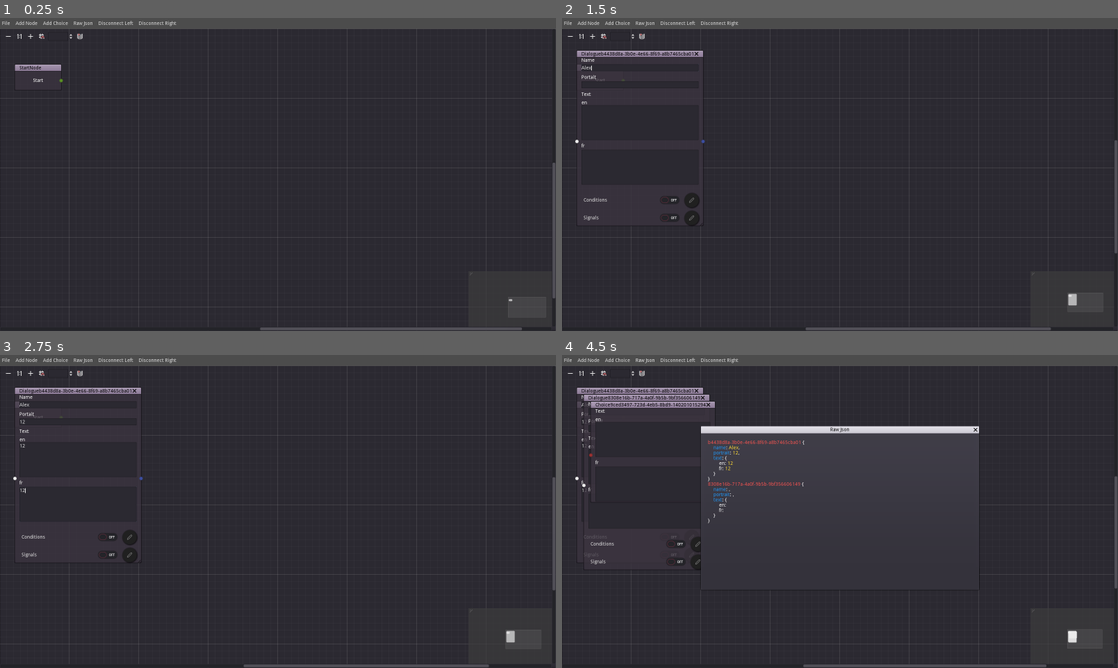
Above: before the commit, frames 1-4 (two rows, left to right).
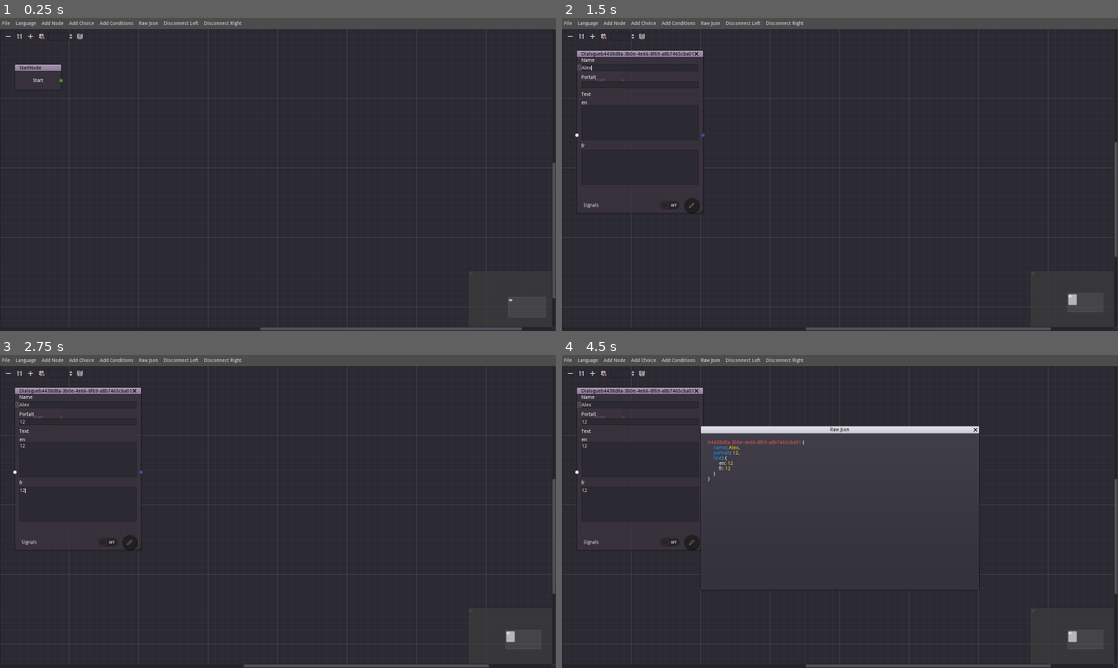
Above: after the commit, the same moments.

Repository: Levrault/LE-dialogue-editor
Game: Godot game, scene res://src/Main/DialogueEditor.tscn
The game is run twice, just before and just after one commit, with the same random seed, the same clock (stepped at 60 frames per second) and the same inputs.
Inputs (mouse positions are in pixels of both pictures, inside the frame that each line leads up to):
- Up to frame 1 (0.25 s): no input
- Up to frame 2 (1.5 s): click "Add Node" at 0.5 s; click (639, 68) at 1.27 s; type "Alex" at 1.35 s
- Up to frame 3 (2.75 s): click (77, 420) at 1.5 s; type "12" at 1.58 s; click (77, 458) at 1.73 s; type "12" at 1.82 s; click (77, 505) at 2.02 s; type "12" at 2.1 s
- Up to frame 4 (4.5 s): click (589, 361) at 2.75 s, where only the run after the commit has a clickable "Language"; click "Add Choice" at 3.5 s; click "Raw Json" at 4.25 s

The runs differ from the first frame. In frame 1, 0.2% of the frame differs, in the area x 2-44%, y 0-3%; in frame 2, 0.5%; in frame 3, 0.5%; in frame 4, 1.7%, in the area x 2-100%, y 0-100%.

Commit message:
feat(node) add condition node

Diff:
--- a/project.godot
+++ b/project.godot
@@ -56,6 +56,11 @@
 "events": [ Object(InputEventKey,"resource_local_to_scene":false,"resource_name":"","device":0,"alt":true,"shift":false,"control":false,"meta":false,"command":false,"pressed":false,"scancode":67,"unicode":0,"echo":false,"script":null)
  ]
 }
+add_conditions={
+"deadzone": 0.5,
+"events": [ Object(InputEventKey,"resource_local_to_scene":false,"resource_name":"","device":0,"alt":true,"shift":false,"control":false,"meta":false,"command":false,"pressed":false,"scancode":70,"unicode":0,"echo":false,"script":null)
+ ]
+}
 save={
 "deadzone": 0.5,
 "events": [ Object(InputEventKey,"resource_local_to_scene":false,"resource_name":"","device":0,"alt":false,"shift":false,"control":true,"meta":false,"command":true,"pressed":false,"scancode":83,"unicode":0,"echo":false,"script":null)
--- a/src/Autoload/Editor.gd
+++ b/src/Autoload/Editor.gd
@@ -1,3 +1,3 @@
 extends Node
 
-enum Type { start, dialogue, choice }
+enum Type { start, dialogue, choice, condition }
--- /dev/null
+++ b/src/Menu/AddConditions.gd
@@ -0,0 +1,11 @@
+extends ToolButton
+
+var dialog_node := preload("res://src/Nodes/Conditions/ConditionNode.tscn")
+
+
+func _ready() -> void:
+	connect("pressed", self, "_on_Pressed")
+
+
+func _on_Pressed() -> void:
+	Events.emit_signal("graph_node_added", dialog_node.instance())
--- /dev/null
+++ b/src/Menu/Language.gd
@@ -0,0 +1,11 @@
+extends MenuButton
+
+func _ready():
+	get_popup().connect("id_pressed", self, "_on_Item_pressed")
+	get_popup().add_item("en")
+	get_popup().add_item("fr")
+
+
+func _on_Item_pressed(id: int) -> void:
+	var action := get_popup().get_item_text(id)
+	Events.emit_signal("change_language", action)
--- a/src/Menu/Menu.tscn
+++ b/src/Menu/Menu.tscn
@@ -1,9 +1,11 @@
-[gd_scene load_steps=11 format=2]
+[gd_scene load_steps=15 format=2]
 
 [ext_resource path="res://src/Menu/AddChoices.gd" type="Script" id=1]
 [ext_resource path="res://src/Menu/AddNode.gd" type="Script" id=2]
 [ext_resource path="res://src/Menu/File.gd" type="Script" id=3]
 [ext_resource path="res://src/Menu/RawJson.gd" type="Script" id=4]
+[ext_resource path="res://src/Menu/Language.gd" type="Script" id=5]
+[ext_resource path="res://src/Menu/AddConditions.gd" type="Script" id=6]
 
 [sub_resource type="InputEventAction" id=1]
 action = "add_node"
@@ -16,6 +18,12 @@
 
 [sub_resource type="ShortCut" id=4]
 shortcut = SubResource( 3 )
+
+[sub_resource type="InputEventAction" id=7]
+action = "add_conditions"
+
+[sub_resource type="ShortCut" id=8]
+shortcut = SubResource( 7 )
 
 [sub_resource type="InputEventAction" id=5]
 action = "raw_json"
@@ -39,9 +47,18 @@
 text = "File"
 script = ExtResource( 3 )
 
+[node name="Language" type="MenuButton" parent="."]
+margin_left = 39.0
+margin_right = 110.0
+margin_bottom = 22.0
+size_flags_horizontal = 3
+size_flags_vertical = 3
+text = "Language"
+script = ExtResource( 5 )
+
 [node name="AddNode" type="ToolButton" parent="."]
-margin_left = 39.0
-margin_right = 114.0
+margin_left = 114.0
+margin_right = 189.0
 margin_bottom = 22.0
 size_flags_vertical = 3
 shortcut = SubResource( 2 )
@@ -49,17 +66,26 @@
 script = ExtResource( 2 )
 
 [node name="AddChoice" type="ToolButton" parent="."]
-margin_left = 118.0
-margin_right = 202.0
+margin_left = 193.0
+margin_right = 277.0
 margin_bottom = 22.0
 size_flags_vertical = 3
 shortcut = SubResource( 4 )
 text = "Add Choice"
 script = ExtResource( 1 )
 
+[node name="AddConditions" type="ToolButton" parent="."]
+margin_left = 281.0
+margin_right = 390.0
+margin_bottom = 22.0
+size_flags_vertical = 3
+shortcut = SubResource( 8 )
+text = "Add Conditions"
+script = ExtResource( 6 )
+
 [node name="RawJson" type="ToolButton" parent="."]
-margin_left = 206.0
-margin_right = 273.0
+margin_left = 394.0
+margin_right = 461.0
 margin_bottom = 22.0
 size_flags_vertical = 3
 shortcut = SubResource( 6 )
@@ -67,13 +93,13 @@
 script = ExtResource( 4 )
 
 [node name="DisconnectLeft" type="ToolButton" parent="."]
-margin_left = 277.0
-margin_right = 389.0
+margin_left = 465.0
+margin_right = 577.0
 margin_bottom = 22.0
 text = "Disconnect Left"
 
 [node name="DisconnectRight" type="ToolButton" parent="."]
-margin_left = 393.0
-margin_right = 513.0
+margin_left = 581.0
+margin_right = 701.0
 margin_bottom = 22.0
 text = "Disconnect Right"
--- /dev/null
+++ b/src/Nodes/Conditions/ConditionNode.tscn
@@ -0,0 +1,27 @@
+[gd_scene load_steps=3 format=2]
+
+[ext_resource path="res://src/Nodes/Fields/Conditions.tscn" type="PackedScene" id=1]
+[ext_resource path="res://src/Nodes/Conditions/ConditionsNode.gd" type="Script" id=2]
+
+[node name="ConditionNode" type="GraphNode"]
+anchor_right = 1.0
+anchor_bottom = 1.0
+margin_right = -1419.0
+margin_bottom = -764.0
+title = "Conditions"
+slot/0/left_enabled = false
+slot/0/left_type = 0
+slot/0/left_color = Color( 1, 1, 1, 1 )
+slot/0/right_enabled = false
+slot/0/right_type = 0
+slot/0/right_color = Color( 1, 1, 1, 1 )
+script = ExtResource( 2 )
+__meta__ = {
+"_edit_use_anchors_": false
+}
+
+[node name="Conditions" parent="." instance=ExtResource( 1 )]
+margin_left = 16.0
+margin_top = 24.0
+margin_right = 165.0
+margin_bottom = 48.0
--- /dev/null
+++ b/src/Nodes/Conditions/ConditionsNode.gd
@@ -0,0 +1,5 @@
+extends DialogueEditorNode
+
+const TYPE = Editor.Type.condition
+
+var values := {}
--- a/src/Nodes/Dialogue/DialogueNode.tscn
+++ b/src/Nodes/Dialogue/DialogueNode.tscn
@@ -1,7 +1,6 @@
-[gd_scene load_steps=6 format=2]
+[gd_scene load_steps=5 format=2]
 
 [ext_resource path="res://src/Nodes/Dialogue/DialogueNode.gd" type="Script" id=1]
-[ext_resource path="res://src/Nodes/Fields/Conditions.tscn" type="PackedScene" id=2]
 [ext_resource path="res://src/Nodes/Fields/Signals.tscn" type="PackedScene" id=3]
 [ext_resource path="res://src/Nodes/Fields/Text.tscn" type="PackedScene" id=4]
 [ext_resource path="res://src/Nodes/Fields/Field.gd" type="Script" id=5]
@@ -9,8 +8,8 @@
 [node name="DialogueNode" type="GraphNode"]
 margin_left = 4.0
 margin_top = -1.0
-margin_right = 350.0
-margin_bottom = 509.0
+margin_right = 349.0
+margin_bottom = 473.0
 size_flags_horizontal = 3
 size_flags_vertical = 3
 title = "Dialogue"
@@ -30,8 +29,8 @@
 [node name="Container" type="VBoxContainer" parent="."]
 margin_left = 16.0
 margin_top = 24.0
-margin_right = 330.0
-margin_bottom = 490.0
+margin_right = 329.0
+margin_bottom = 439.0
 size_flags_horizontal = 3
 size_flags_vertical = 3
 custom_constants/separation = 11
@@ -40,42 +39,42 @@
 }
 
 [node name="Name" type="VBoxContainer" parent="Container"]
-margin_right = 314.0
+margin_right = 313.0
 margin_bottom = 38.0
 
 [node name="Label" type="Label" parent="Container/Name"]
-margin_right = 314.0
+margin_right = 313.0
 margin_bottom = 14.0
 text = "Name"
 
 [node name="Name" type="TextEdit" parent="Container/Name"]
 margin_top = 18.0
-margin_right = 314.0
+margin_right = 313.0
 margin_bottom = 38.0
 rect_min_size = Vector2( 10, 20 )
 script = ExtResource( 5 )
 
 [node name="Portrait" type="VBoxContainer" parent="Container"]
 margin_top = 49.0
-margin_right = 314.0
+margin_right = 313.0
 margin_bottom = 87.0
 
 [node name="Label" type="Label" parent="Container/Portrait"]
-margin_right = 314.0
+margin_right = 313.0
 margin_bottom = 14.0
 text = "Portait"
 
 [node name="Portrait" type="TextEdit" parent="Container/Portrait"]
 margin_top = 18.0
-margin_right = 314.0
+margin_right = 313.0
 margin_bottom = 38.0
 rect_min_size = Vector2( 10, 20 )
 script = ExtResource( 5 )
 
 [node name="Text" parent="Container" instance=ExtResource( 4 )]
-
-[node name="Conditions" parent="Container" instance=ExtResource( 2 )]
-margin_top = 375.0
-margin_bottom = 415.0
+margin_right = 313.0
 
 [node name="Signals" parent="Container" instance=ExtResource( 3 )]
+margin_top = 375.0
+margin_right = 313.0
+margin_bottom = 415.0
--- a/src/Nodes/Fields/Conditions.tscn
+++ b/src/Nodes/Fields/Conditions.tscn
@@ -1,31 +1,23 @@
-[gd_scene load_steps=4 format=2]
+[gd_scene format=2]
 
-[ext_resource path="res://src/Nodes/EditConditions.gd" type="Script" id=1]
-[ext_resource path="res://assets/themes/button/round_button.tres" type="Theme" id=2]
-[ext_resource path="res://assets/icons/edit-2.svg" type="Texture" id=3]
-
-
-
-
-
-[node name="ConditionsContainer" type="HBoxContainer"]
-margin_right = 314.0
-margin_bottom = 40.0
+[node name="Conditions" type="HBoxContainer"]
+margin_right = 149.0
+margin_bottom = 24.0
 __meta__ = {
 "_edit_use_anchors_": false
 }
 
-[node name="ConditionsButton" type="CheckButton" parent="."]
-margin_right = 270.0
-margin_bottom = 40.0
+[node name="Label" type="Label" parent="."]
+margin_top = 5.0
+margin_right = 12.0
+margin_bottom = 19.0
+text = "IF"
+
+[node name="LineEdit" type="LineEdit" parent="."]
+margin_left = 16.0
+margin_right = 149.0
+margin_bottom = 24.0
 size_flags_horizontal = 3
-text = "Conditions"
-
-[node name="EditConditions" type="Button" parent="."]
-margin_left = 274.0
-margin_right = 314.0
-margin_bottom = 40.0
-size_flags_horizontal = 0
-theme = ExtResource( 2 )
-icon = ExtResource( 3 )
-script = ExtResource( 1 )
+__meta__ = {
+"_edit_use_anchors_": false
+}
--- a/src/Nodes/Start/StartNode.tscn
+++ b/src/Nodes/Start/StartNode.tscn
@@ -22,9 +22,9 @@
 
 [node name="Label" type="Label" parent="."]
 margin_left = 16.0
-margin_top = 23.0
+margin_top = 24.0
 margin_right = 123.0
-margin_bottom = 73.0
+margin_bottom = 74.0
 rect_min_size = Vector2( 50, 50 )
 text = "Start"
 align = 1
